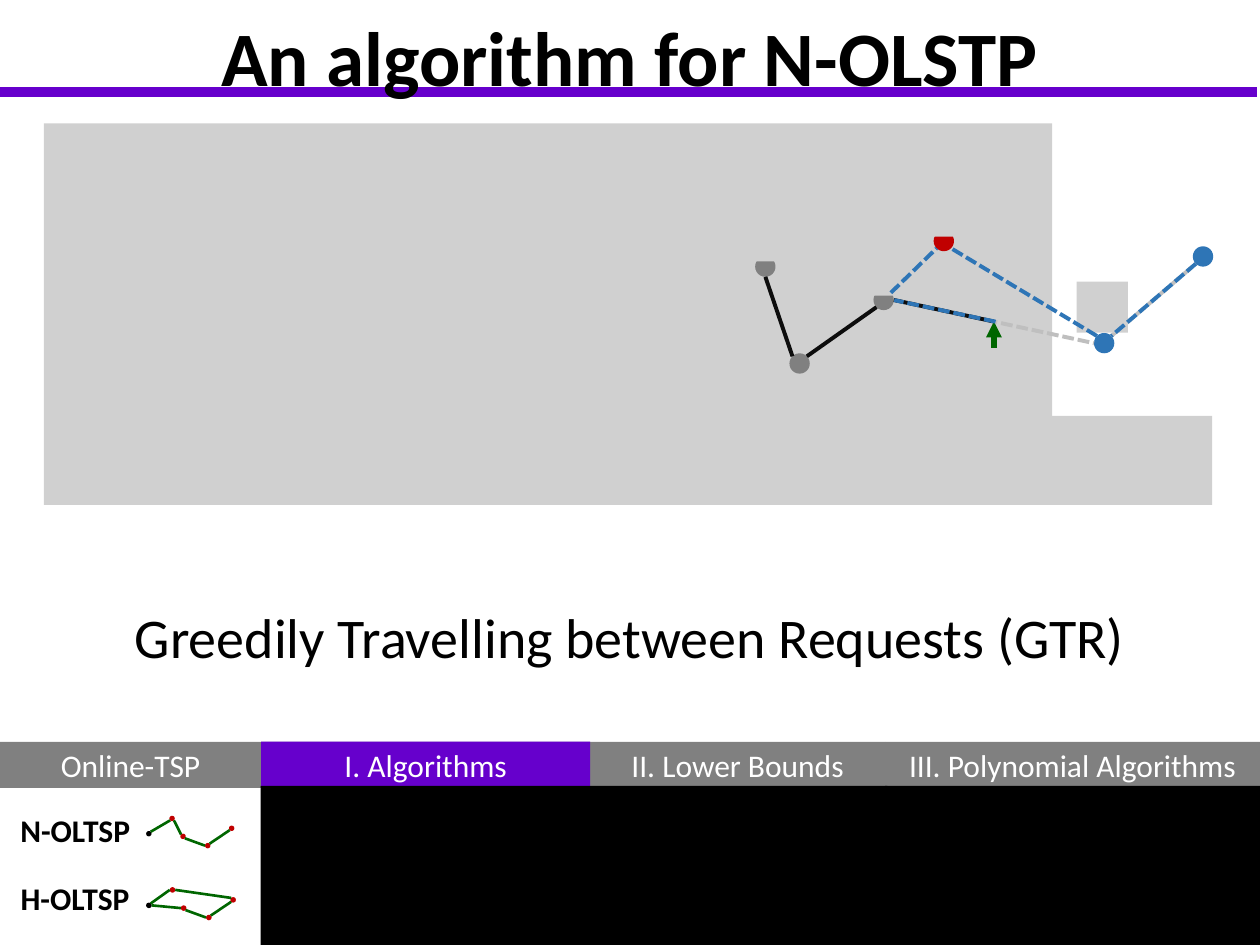
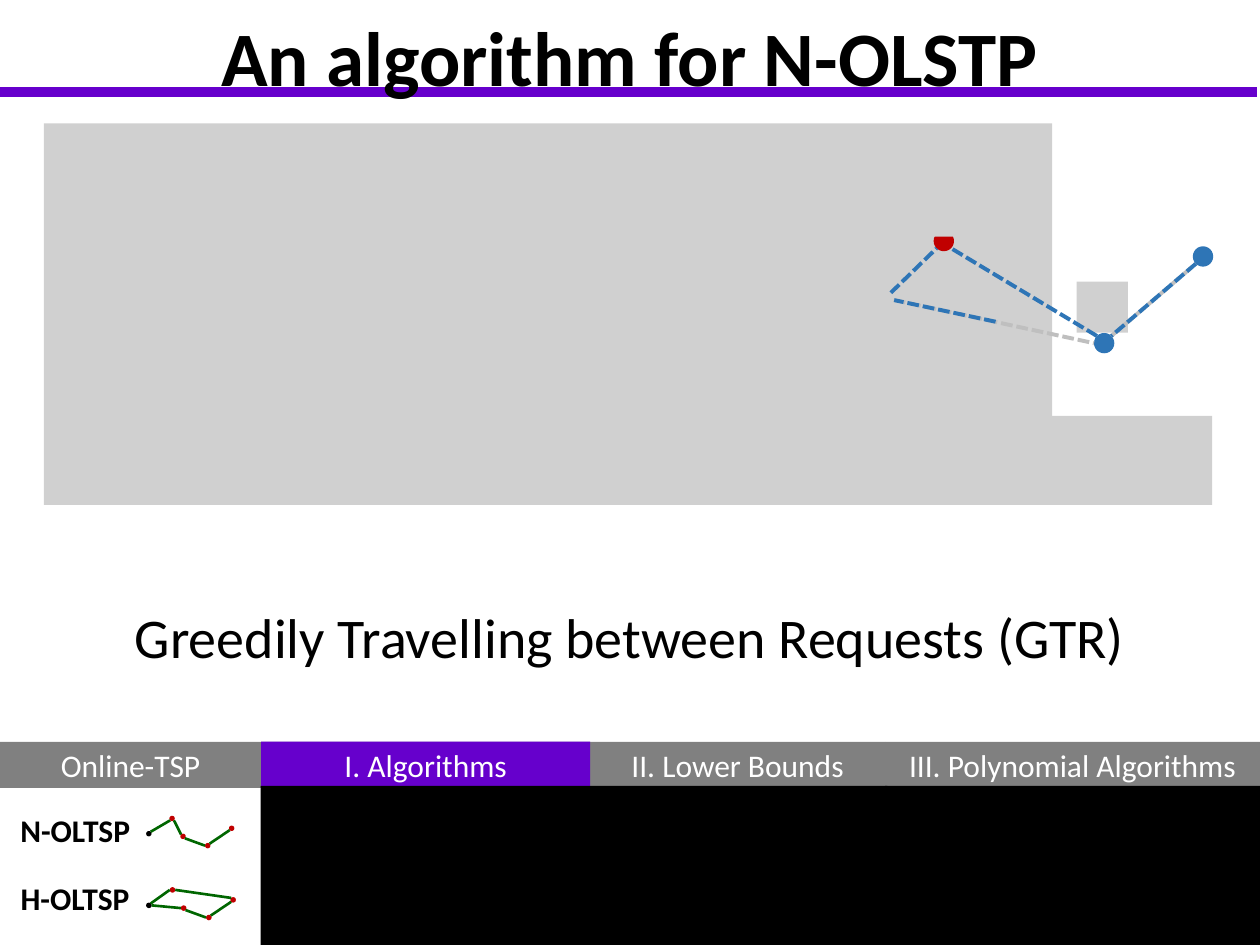
Before and after one commit to GraffL/talk-online-tsp, a slide deck: slide 8 of Präsentation43.pptx. Drawn at 1260x945 pixels with LibreOffice and Linux fonts; fonts in the diff are those of the drawing; grey boxes stand for pictures; background and template pictures are left out. Boxes give left, top, right and bottom in pixels: in the first picture for what was removed or moved away, otherwise in the second. Text is boxed around its words. In the diff, an @@ line names an element or a change of style, - is before the commit and + after.

```diff
--- a/Präsentation43.pptx
+++ b/Präsentation43.pptx
@@ picture removed at (741, 210, 791, 261) @@
@@ ellipse removed at (755, 257, 775, 277) @@
@@ picture removed at (859, 244, 910, 295) @@
@@ line removed from (765, 277) to (793, 357) @@
@@ ellipse removed at (873, 290, 893, 310) @@
@@ line removed from (877, 307) to (806, 357) @@
@@ line removed from (893, 300) to (994, 321) @@
@@ arrow removed from (994, 350) to (994, 321) @@
@@ ellipse removed at (790, 353, 810, 373) @@
@@ picture removed at (949, 348, 1040, 398) @@
```
Also in this commit, not shown: 12 other slides changed, 1 slide added, 1 slide removed.
